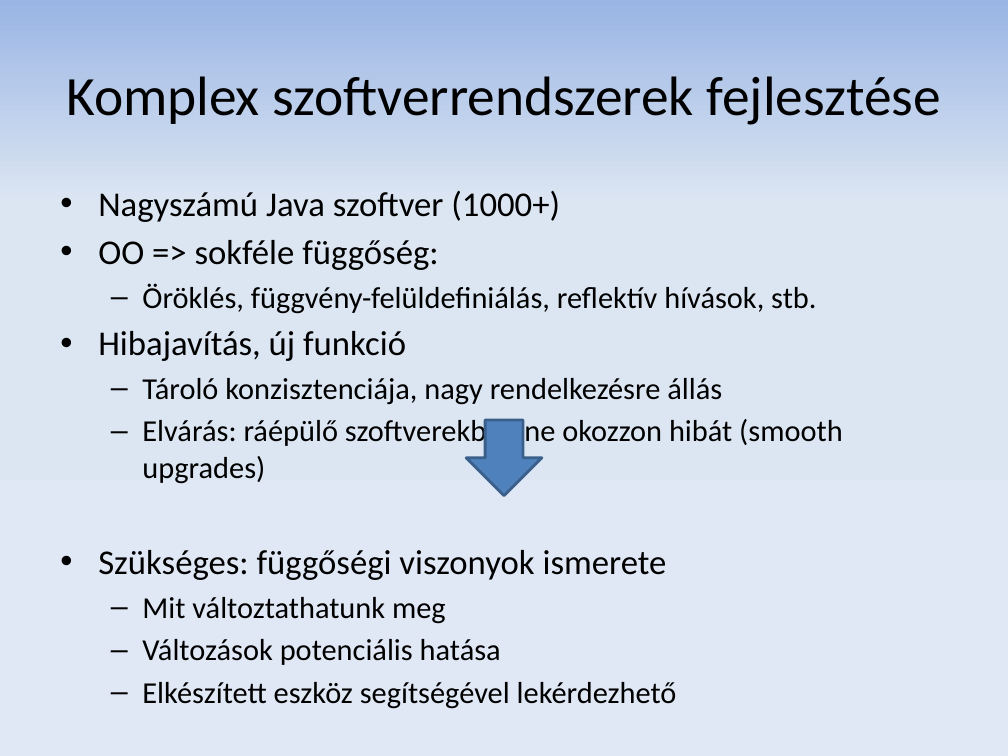
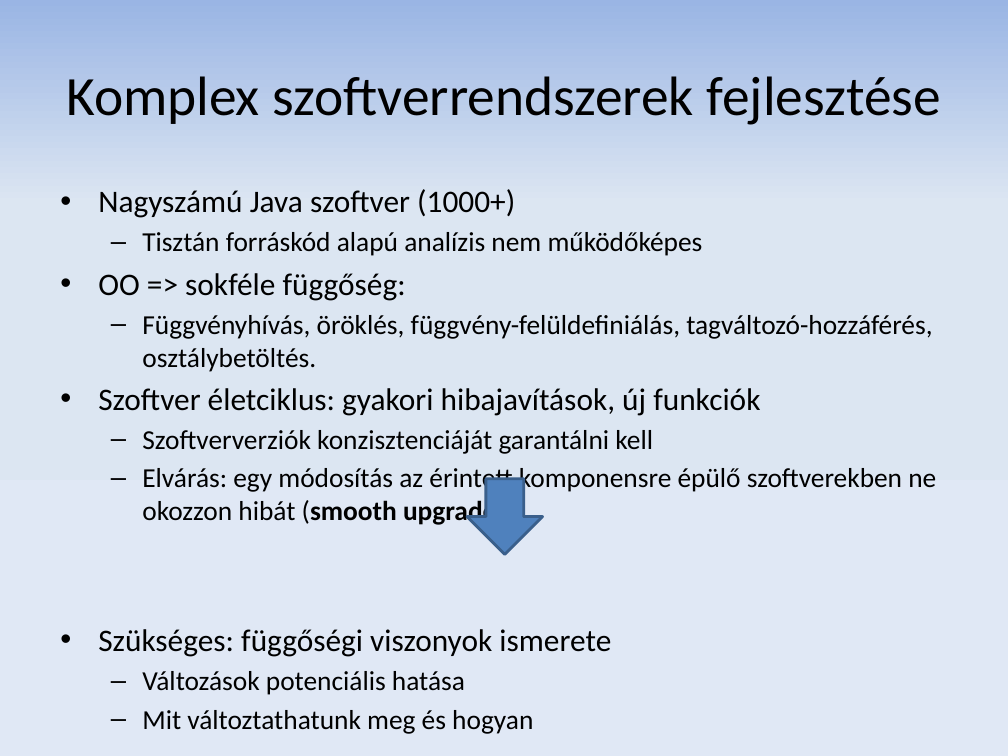
Before and after one commit to donat/incquery-deps, a slide deck: slide 4 of incquery-deps-documentation/presentation/tdk_pres_hu_v2.pptx. Drawn at 1008x756 pixels with LibreOffice and Linux fonts; fonts in the diff are those of the drawing. Boxes give left, top, right and bottom in pixels: in the first picture for what was removed or moved away, otherwise in the second. Text is boxed around its words. In the diff, an @@ line names an element or a change of style, - is before the commit and + after.

```diff
--- a/incquery-deps-documentation/presentation/tdk_pres_hu_v2.pptx
+++ b/incquery-deps-documentation/presentation/tdk_pres_hu_v2.pptx
@@ text at (x1=98, y1=189, x2=611, y2=695): size 24.8 to 22.4 pt in "Nagyszámú Java szoftver (1000+)", "OO => sokféle függőség:", "Szükséges: függőségi viszonyok ismerete"; size 21.7 to 19.6 pt in "Változások potenciális hatása" @@
@@ text at (x1=142, y1=232, x2=703, y2=256): paragraph added @@
+  – Tisztán forráskód alapú analízis nem működőképes
@@ text at (x1=98, y1=315, x2=936, y2=527): text changed; size 21.7 to 19.6 pt @@
-  – Öröklés, függvény-felüldefiniálás, reflektív hívások, stb.
-• Hibajavítás, új funkció
-  – Tároló konzisztenciája, nagy rendelkezésre állás
-  – Elvárás: ráépülő szoftverekben ne okozzon hibát (smooth upgrades)
+  – Függvényhívás, öröklés, függvény-felüldefiniálás, tagváltozó-hozzáférés, osztálybetöltés.
+• Szoftver életciklus: gyakori hibajavítások, új funkciók
+  – Szoftververziók konzisztenciáját garantálni kell
+  – Elvárás: egy módosítás az érintett komponensre épülő szoftverekben ne okozzon hibát (smooth upgrade)
@@ right arrow moved from (x1=466, y1=420, x2=541, y2=496) to (x1=467, y1=479, x2=542, y2=554) @@
@@ text at (x1=142, y1=597, x2=446, y2=624): paragraph removed @@
-  – Mit változtathatunk meg
@@ text at (x1=142, y1=710, x2=533, y2=734): text changed; size 21.7 to 19.6 pt @@
-  – Elkészített eszköz segítségével lekérdezhető
+  – Mit változtathatunk meg és hogyan
```
Also in this commit, not shown: 11 other slides changed, 2 slides added.
